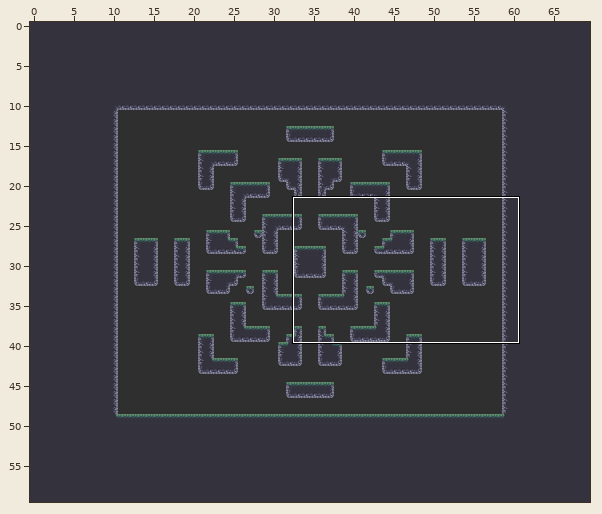
Level history. Tiled map: data/maps/world4.tmx. Above: a wide view before the commit, with the close-up outlined.
Close-up. Before the edit:
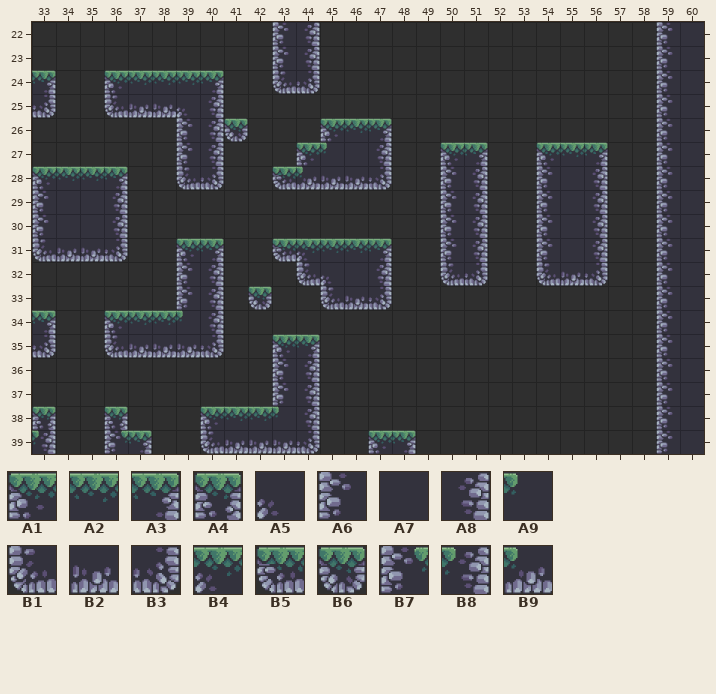
Cells are 64x64 px. Shown: x 33..60, y 22..39. The commit also changed other parts of the map, which this record leaves out.
Key: from "Terrain (64x64)": A1 0, A2 1, A3 2, A4 4, A5 7, A6 17, A7 18, A8 19, A9 24, B1 34, B2 35, B3 36, B4 61, B5 68, B6 72, B7 74, B8 75, B9 78.
__ is an empty cell.
Layer "Main" before, first column x 33:
22 __ __ __ __ __ __ __ __ __ __ A6 A8 __ __ __ __ __ __ __ __ __ __ __ __ __ __ A6 A7
23 __ __ __ __ __ __ __ __ __ __ A6 A8 __ __ __ __ __ __ __ __ __ __ __ __ __ __ A6 A7
24 A3 __ __ A1 A2 A2 A2 A3 __ __ B1 B3 __ __ __ __ __ __ __ __ __ __ __ __ __ __ A6 A7
25 B3 __ __ B1 B2 B2 A5 A8 __ __ __ __ __ __ __ __ __ __ __ __ __ __ __ __ __ __ A6 A7
26 __ __ __ __ __ __ A6 A8 B6 __ __ __ A1 A2 A3 __ __ __ __ __ __ __ __ __ __ __ A6 A7
27 __ __ __ __ __ __ A6 A8 __ __ __ A1 A9 A7 A8 __ __ A1 A3 __ __ A1 A2 A3 __ __ A6 A7
28 A1 A2 A2 A3 __ __ B1 B3 __ __ B5 B9 B2 B2 B3 __ __ A6 A8 __ __ A6 A7 A8 __ __ A6 A7
29 A6 A7 A7 A8 __ __ __ __ __ __ __ __ __ __ __ __ __ A6 A8 __ __ A6 A7 A8 __ __ A6 A7
30 A6 A7 A7 A8 __ __ __ __ __ __ __ __ __ __ __ __ __ A6 A8 __ __ A6 A7 A8 __ __ A6 A7
31 B1 B2 B2 B3 __ __ A1 A3 __ __ B5 B4 A2 A2 A3 __ __ A6 A8 __ __ A6 A7 A8 __ __ A6 A7
32 __ __ __ __ __ __ A6 A8 __ __ __ B1 A5 A7 A8 __ __ B1 B3 __ __ B1 B2 B3 __ __ A6 A7
33 __ __ __ __ __ __ A6 A8 __ B6 __ __ B1 B2 B3 __ __ __ __ __ __ __ __ __ __ __ A6 A7
34 A3 __ __ A1 A2 A2 A9 A8 __ __ __ __ __ __ __ __ __ __ __ __ __ __ __ __ __ __ A6 A7
35 B3 __ __ B1 B2 B2 B2 B3 __ __ A1 A3 __ __ __ __ __ __ __ __ __ __ __ __ __ __ A6 A7
36 __ __ __ __ __ __ __ __ __ __ A6 A8 __ __ __ __ __ __ __ __ __ __ __ __ __ __ A6 A7
37 __ __ __ __ __ __ __ __ __ __ A6 A8 __ __ __ __ __ __ __ __ __ __ __ __ __ __ A6 A7
38 A4 __ __ A4 __ __ __ A1 A2 A2 A9 A8 __ __ __ __ __ __ __ __ __ __ __ __ __ __ A6 A7
39 B8 __ __ B7 A3 __ __ B1 B2 B2 B2 B3 __ __ A1 A3 __ __ __ __ __ __ __ __ __ __ A6 A7
Once edited:
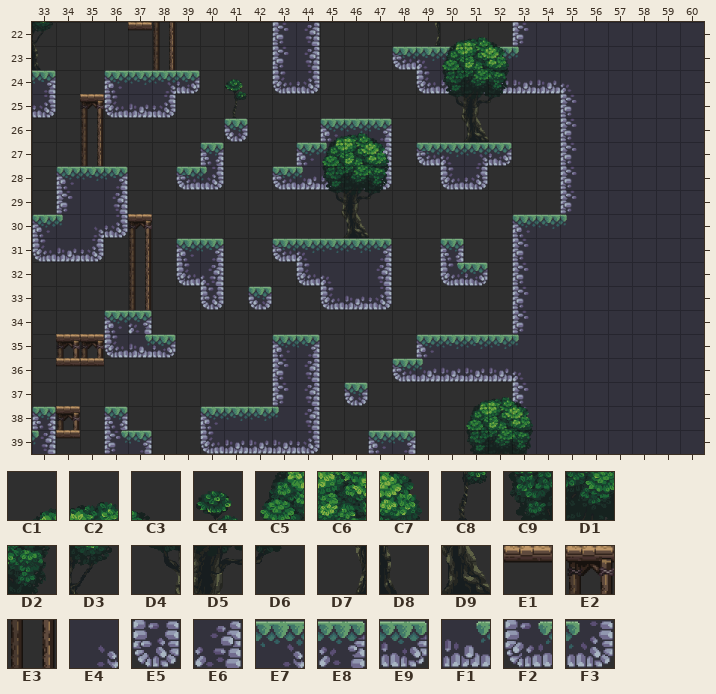
Further tiles: from "Decoratives": C1 12, C2 13, C3 14, C4 28, C5 31, C6 32, C7 33, C8 47, C9 50, D1 51, D2 52, D3 65, D4 69, D5 70, D6 71, D7 83, D8 84, D9 89; from "MainLevBuild": E1 157, E2 159, E3 191; from "Terrain (64x64)": E4 6, E5 38, E6 58, E7 60, E8 67, E9 70, F1 77, F2 83, F3 84.
Tiles of an added or newly shown layer are drawn over the layers below it.
The edit:
Changed rows in their new state; .. is an unchanged cell.
Layer "Main":
first column x 33:
22 .. .. .. .. .. .. .. .. .. .. .. .. .. .. .. .. .. .. .. .. A6 .. .. .. .. .. A7
23 .. .. .. .. .. .. .. .. .. .. .. .. .. .. .. B5 B4 A2 .. A2 A9 .. .. .. .. .. A7
24 .. .. .. .. .. E7 E9 __ .. .. .. .. .. .. .. .. B1 B2 B2 B2 B2 B2 A5 .. .. .. A7
25 .. .. E2 .. .. B3 __ __ .. .. .. .. .. .. .. .. .. .. .. .. .. .. A6 .. .. .. A7
26 .. .. .. .. .. .. __ __ .. .. .. .. .. .. .. .. .. .. .. .. .. .. A6 .. .. .. A7
27 .. .. .. .. .. .. __ A4 .. .. .. .. .. .. .. .. B5 B4 E7 E9 .. __ A6 A7 .. .. A7
28 __ A1 .. .. .. .. B5 F3 .. .. .. .. .. .. .. .. .. B1 B3 .. .. __ A6 A7 .. .. A7
29 __ A6 .. .. .. .. .. .. .. .. .. .. .. .. .. .. .. __ __ .. .. __ A6 A7 .. .. A7
30 A1 A9 E4 B3 E2 .. .. .. .. .. .. .. .. .. .. .. .. __ __ .. A1 A2 A9 A7 .. .. A7
31 .. .. B3 __ .. .. .. .. .. .. .. .. .. .. .. .. .. A4 __ .. A6 A7 .. A7 .. .. A7
32 .. .. .. .. .. .. B1 E6 .. .. .. .. .. .. .. .. .. F2 E9 .. A6 A7 A7 A7 .. .. A7
33 .. .. .. .. .. .. __ E5 .. .. .. .. .. .. .. .. .. .. .. .. A6 .. .. .. .. .. A7
34 __ .. .. .. E8 __ __ __ .. .. .. .. .. .. .. .. .. .. .. .. A6 .. .. .. .. .. A7
35 __ E2 E2 .. F1 E9 __ __ .. .. .. .. .. .. .. .. A1 A2 A2 A2 A9 .. .. .. .. .. A7
36 .. .. .. .. .. .. .. .. .. .. .. .. .. .. .. B5 B9 B2 B2 B2 A5 .. .. .. .. .. A7
37 .. .. .. .. .. .. .. .. .. .. .. .. .. B6 .. .. .. .. .. .. A6 .. .. .. .. .. A7
38 .. E2 .. .. .. .. .. .. .. .. .. .. .. .. .. .. .. .. .. .. A6 .. .. .. .. .. A7
39 .. .. .. .. .. .. .. .. .. .. .. .. .. .. .. .. .. .. .. .. A6 .. .. .. .. .. A7
Layer "Decoration":
first column x 35:
22 .. .. E1 E3
23 .. .. .. E3
26 E3 .. .. ..
27 E3 .. .. ..
first column x 34:
31 .. .. .. E3 .. .. .. .. .. .. .. .. .. .. .. .. .. .. .. ..
32 .. .. .. E3 .. .. .. .. .. .. .. .. .. .. .. .. .. .. .. ..
33 .. .. .. E3 .. .. .. .. .. .. .. .. .. .. .. .. .. .. .. ..
36 E1 E1 .. .. .. .. .. .. .. .. .. .. .. .. .. .. .. .. .. ..
37 .. .. .. .. .. .. .. .. .. .. .. .. .. .. .. .. .. C1 C2 C3
38 .. .. .. .. .. .. .. .. .. .. .. .. .. .. .. .. .. C5 C6 C7
39 E1 .. .. .. .. .. .. .. .. .. .. .. .. .. .. .. .. C9 D1 D2
Layer "Decoration FG" (added):
first column x 33:
22 D3 .. .. .. .. .. .. .. .. .. .. .. .. .. .. .. D7 C1 C2 C3
23 D8 .. .. .. .. .. .. .. .. .. .. .. .. .. .. .. .. C5 C6 C7
24 .. .. .. .. .. .. .. .. C4 .. .. .. .. .. .. .. .. C9 D1 D2
25 .. .. .. .. .. .. .. .. C8 .. .. .. .. .. .. .. .. D4 D5 D6
26 .. .. .. .. .. .. .. .. .. .. .. .. C1 C2 C3 .. .. .. D9 ..
27 .. .. .. .. .. .. .. .. .. .. .. .. C5 C6 C7 .. .. .. .. ..
28 .. .. .. .. .. .. .. .. .. .. .. .. C9 D1 D2 .. .. .. .. ..
29 .. .. .. .. .. .. .. .. .. .. .. .. D4 D5 D6 .. .. .. .. ..
30 .. .. .. .. .. .. .. .. .. .. .. .. .. D9 .. .. .. .. .. ..
